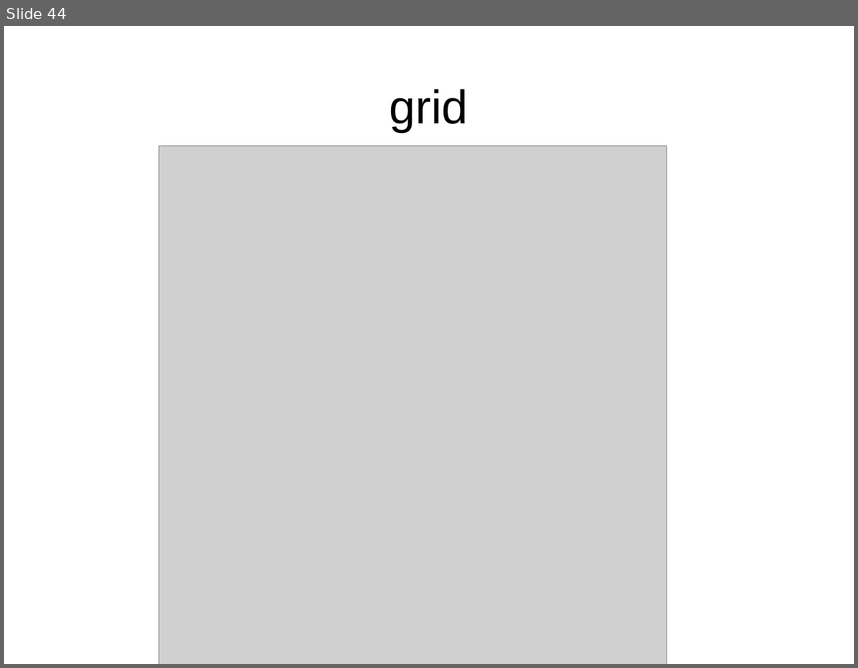
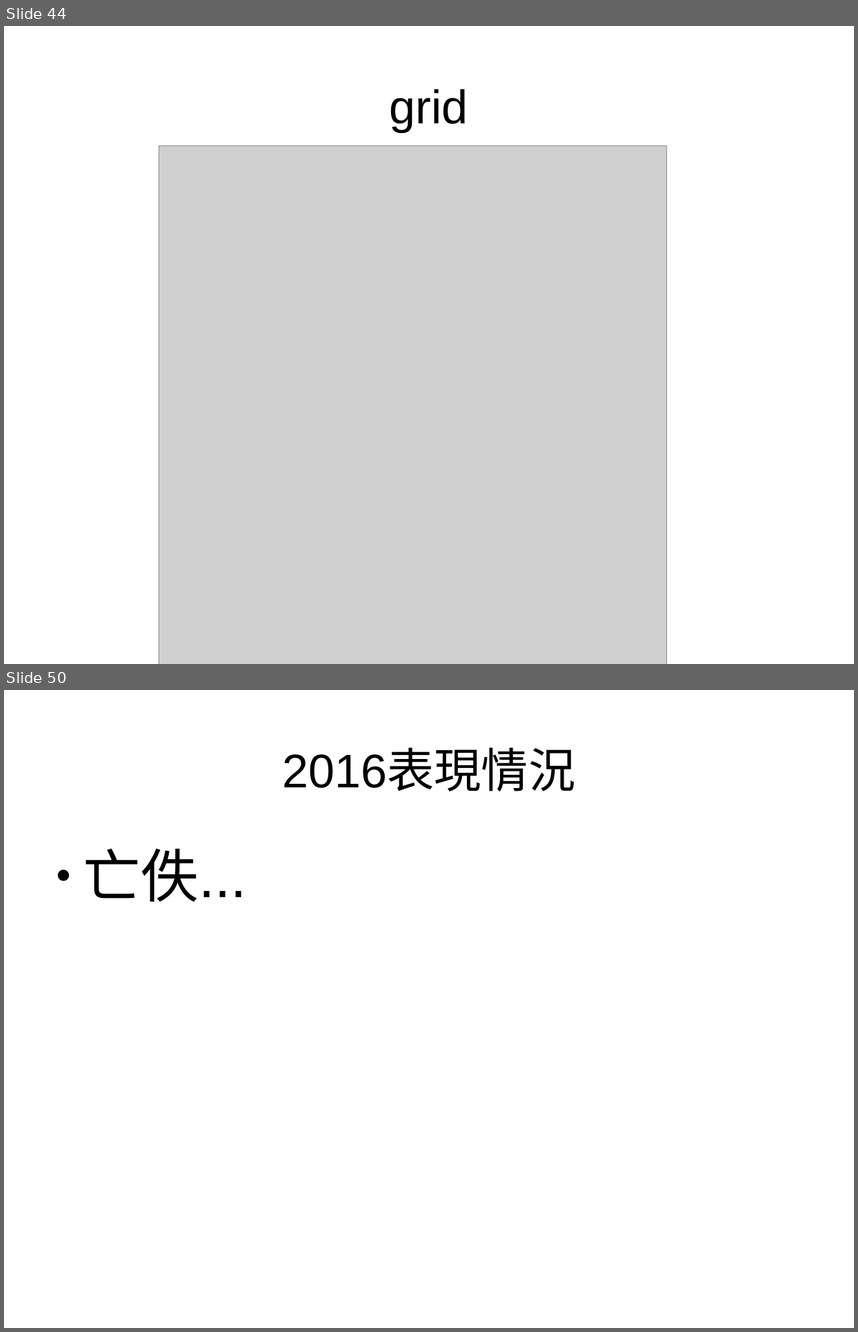
Before and after one commit to ArlenPP/Machin_Learning_Fin, a slide deck: meeting/10_3.odp. Shown one above the other, each under a label of ours: slide 44 before the commit, slides 44 and 50 after it; the slides between them are not shown. The pictures are 858x668 and 858x1332 pixels, drawn with LibreOffice and Linux fonts; fonts in the diff are those of the drawing; grey boxes stand for pictures. Boxes give left, top, right and bottom in pixels: in the first picture for what was removed or moved away, otherwise in the second. Text is boxed around its words. In the diff, an @@ line names an element or a change of style, - is before the commit and + after.

```diff
--- a/meeting/10_3.odp
+++ b/meeting/10_3.odp
@@ slide 50 added at (x1=4, y1=690, x2=854, y2=1328), background #FFFFFF @@
@@ title added at (x1=282, y1=749, x2=575, y2=791), 44 pt, text #000000 @@
+2016表現情況
@@ text added at (x1=83, y1=848, x2=246, y2=902), 54 pt, text #000000 @@
+● 亡佚...
```
Also in this commit, not shown: 4 slides changed, 13 other slides added, 9 other files.
